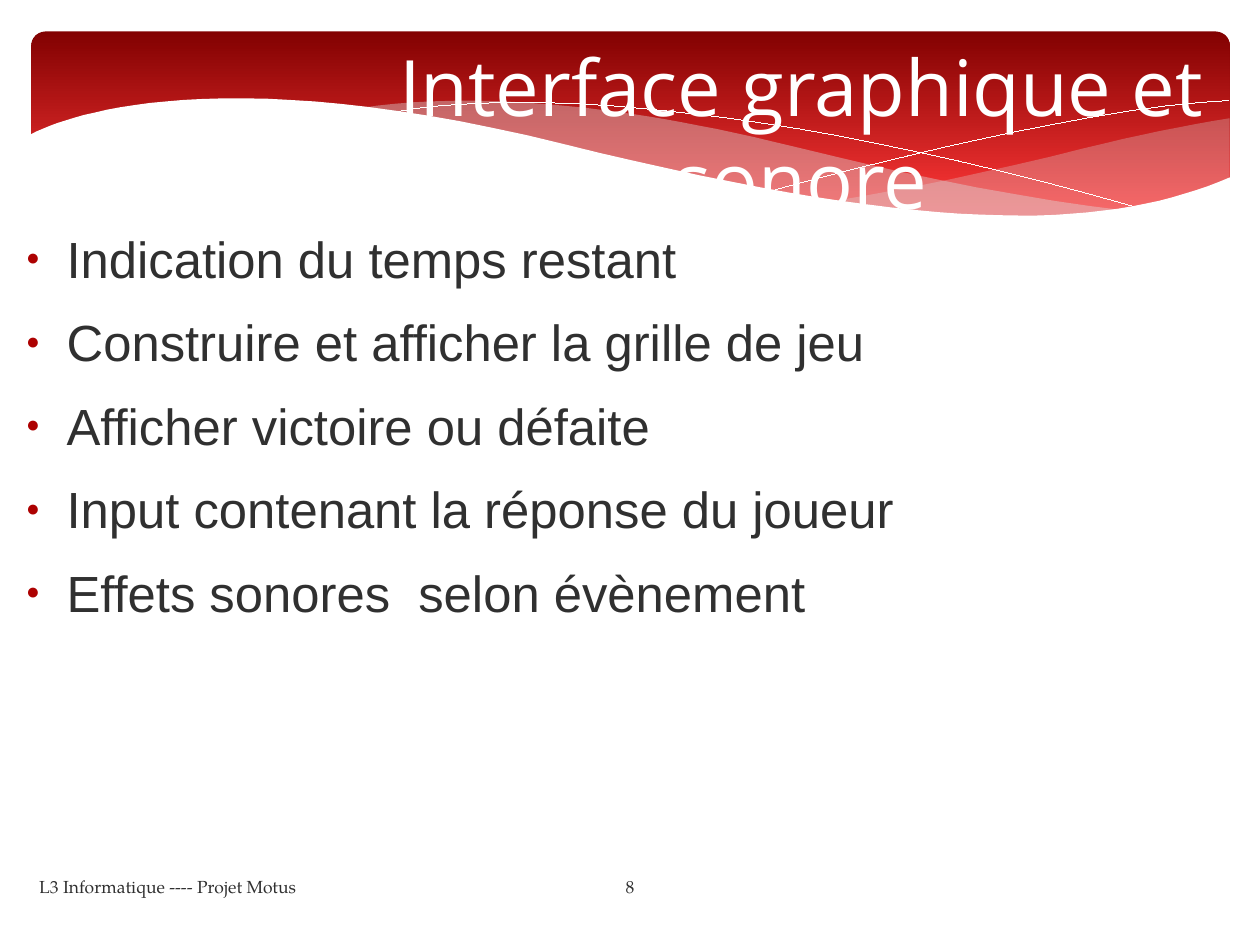
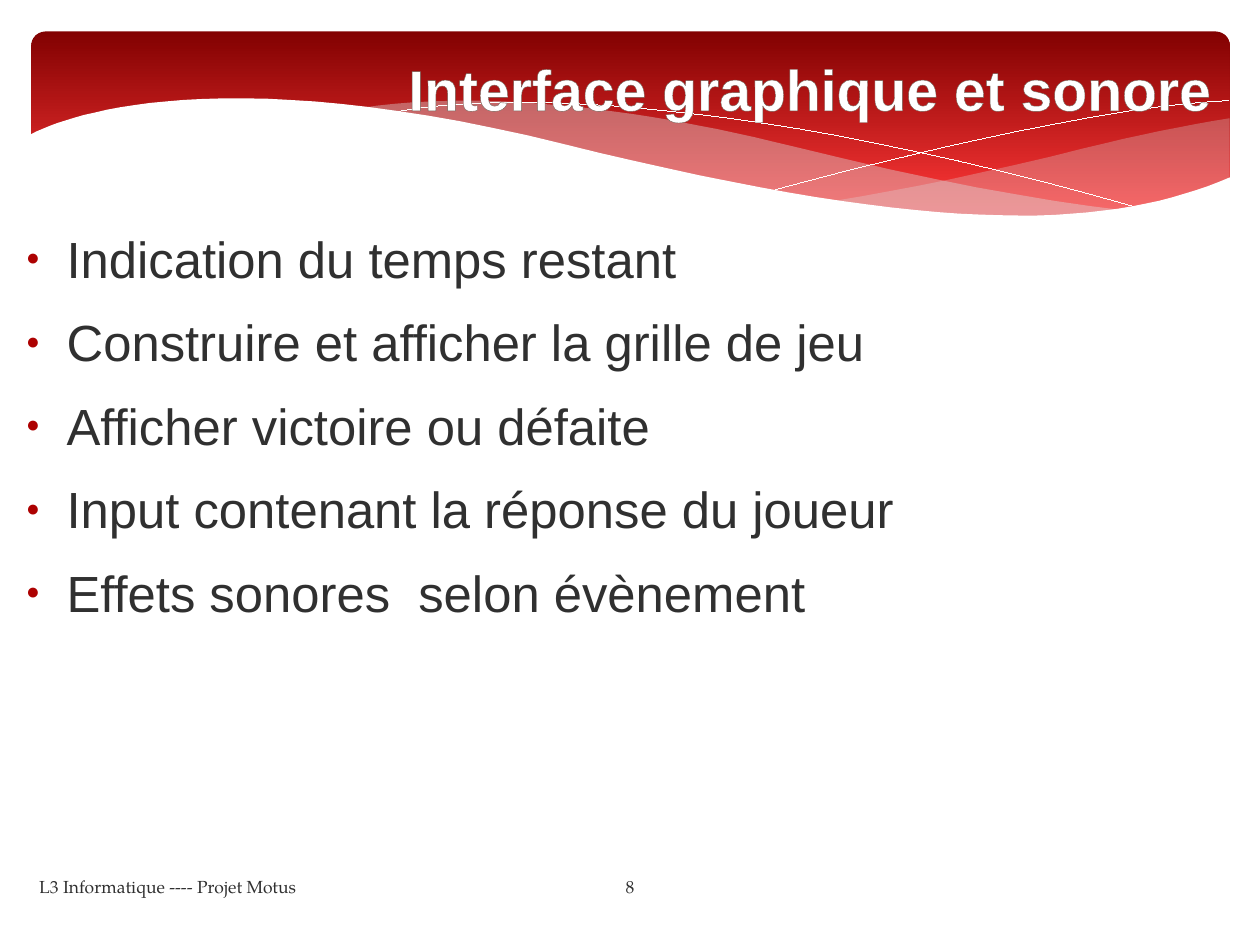
Before and after one commit to Yamihoshi/Projet-L3, a slide deck: slide 8 of powerpoint.pptx. Drawn at 1260x945 pixels with LibreOffice and Linux fonts; fonts in the diff are those of the drawing. Boxes give left, top, right and bottom in pixels: in the first picture for what was removed or moved away, otherwise in the second. Text is boxed around its words. In the diff, an @@ line names an element or a change of style, - is before the commit and + after.

```diff
--- a/powerpoint.pptx
+++ b/powerpoint.pptx
@@ title "Interface graphique et sonore": place and size @@
-title "Interface graphique et sonore" at [399,43,1203,230]
+title "Interface graphique et sonore" at [408,65,1211,121]
@@ title "Interface graphique et sonore" at [408,65,1211,121]: size 49 to 36 pt, font Open Sans to Arial, letter outline none to #726056 0.52 pt, bold on @@
```
Also in this commit, not shown: 11 other slides changed, 1 slide added, 1 slide removed, 1 other file.
